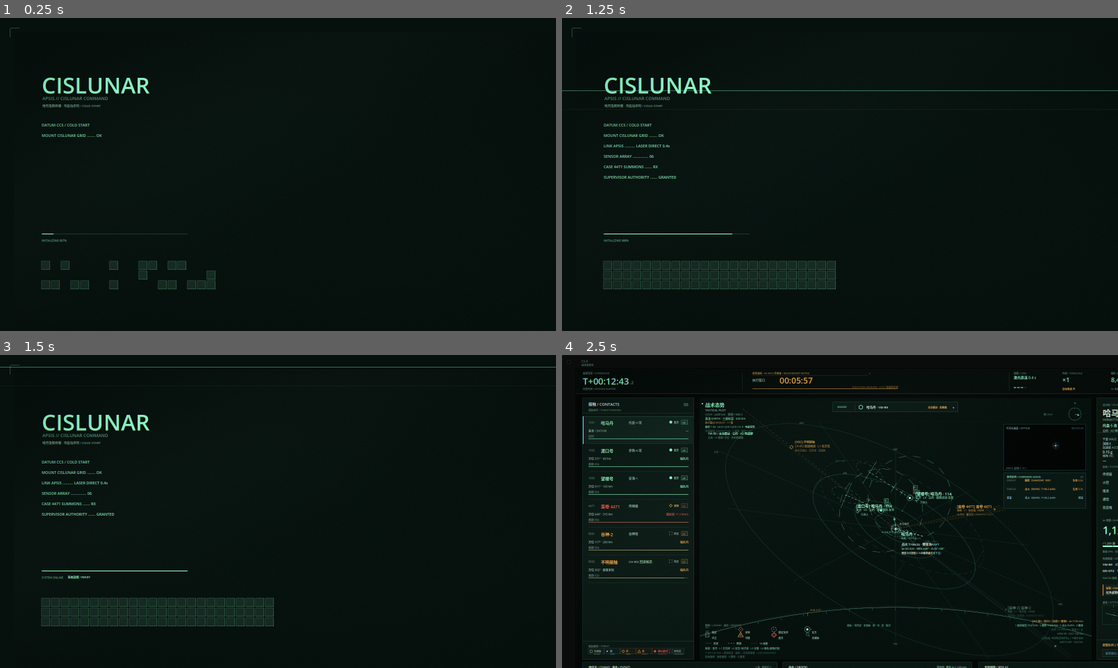
Above: before the commit, frames 1-4 (two rows, left to right).
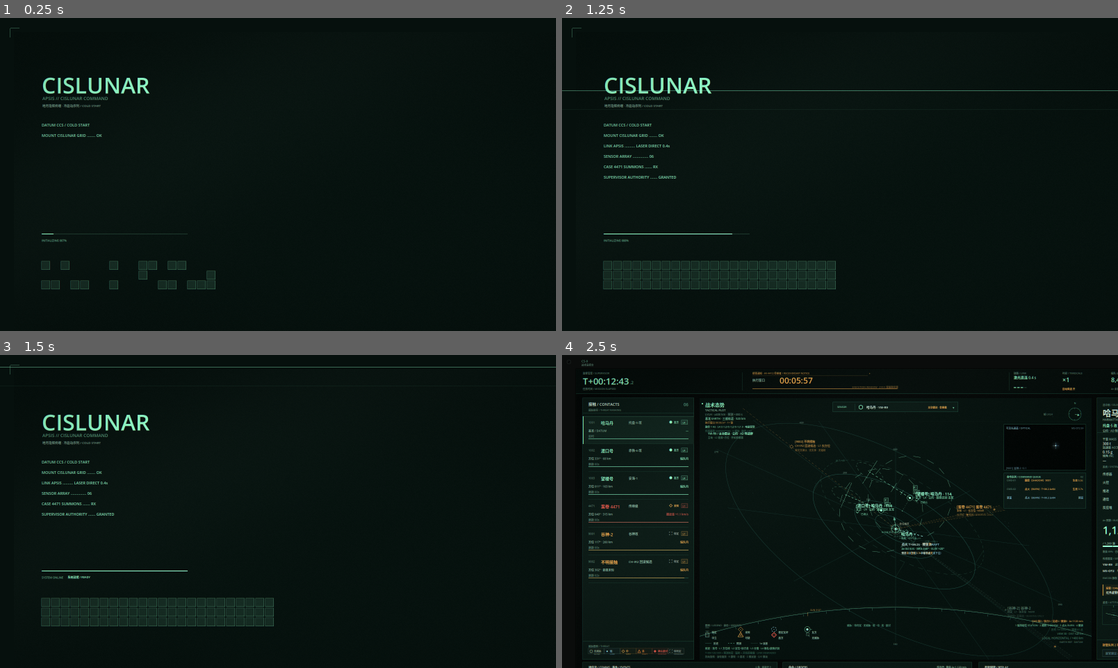
Above: after the commit, the same moments.

Repository: HATO-24/ghost-track-apsis
Game: Godot game, scene res://main.tscn
The game is run twice, just before and just after one commit, with the same random seed, the same clock (stepped at 60 frames per second) and the same inputs.
Inputs (mouse positions are in pixels of both pictures, inside the frame that each line leads up to):
- Up to frame 1 (0.25 s): no input
- Up to frame 2 (1.25 s): tap Enter at 0.5 s; drag from (840, 174) to (895, 105) at 0.52 s
- Up to frame 3 (1.5 s): drag from (166, 527) to (250, 574) at 1.27 s
- Up to frame 4 (2.5 s): move the mouse to (895, 442) at 2.02 s; hold D from 2.03 s (still down); hold E from 2.03 s (still down); click (895, 442) at 2.17 s; tap Z at 2.3 s

Frames 1-3 are identical in both runs. In frame 4, 0.3% of the frame differs, in the area x 27-90%, y 17-97%.

Commit message:
自由相机：无限制XY旋转 + 可解锁横滚

Diff:
--- a/game_v15/scripts/main.gd
+++ b/game_v15/scripts/main.gd
@@ -145,10 +145,16 @@
 		plot.yaw2d = plot.yaw3d
 	var ps := OS.get_environment("DSH_PITCH")
 	if ps != "":
-		plot.pitch = deg_to_rad(clampf(float(ps), -8.0, 78.0))
+		plot.pitch = deg_to_rad(float(ps))
 	var ds := OS.get_environment("DSH_DIST")
 	if ds != "":
 		plot.dist = clampf(float(ds) * 1000.0, 300000.0, 1400000.0)
+	var rs := OS.get_environment("DSH_ROLL")
+	if rs != "":
+		plot.roll3d = deg_to_rad(float(rs))
+		plot.roll_unlocked = true
+	if OS.get_environment("DSH_ROLL_UNLOCK") == "1":
+		plot.roll_unlocked = true
 	# 调试/验证用：DSH_ZOOM=+n 滚轮放大 n 次，-n 缩小；DSH_FLIP=1 翻转；触发自动压平切换
 	var zs := OS.get_environment("DSH_ZOOM")
 	if zs != "":
@@ -399,6 +405,13 @@
 			print("DATUM → ", d)
 		KEY_P:
 			plot.set_planar(not plot.ortho)
+		KEY_Z:
+			var ru: bool = plot.toggle_roll_unlock()
+			print("ROLL UNLOCK → ", ru)
+		KEY_Q:
+			plot.rotate_roll(deg_to_rad(-5.0))
+		KEY_E:
+			plot.rotate_roll(deg_to_rad(5.0))
 		KEY_ESCAPE:
 			get_tree().quit()
 
--- a/game_v15/scripts/plot.gd
+++ b/game_v15/scripts/plot.gd
@@ -59,6 +59,8 @@
 var yaw3d := deg_to_rad(-16.0)
 var pitch := deg_to_rad(26.0)
 var dist := DIST_DEFAULT
+var roll3d := 0.0
+var roll_unlocked := false
 # 压平战略图
 var ortho := false
 var yaw2d := 0.0
@@ -118,6 +120,8 @@
 	yaw3d = deg_to_rad(-16.0)
 	pitch = deg_to_rad(26.0)
 	dist = DIST_DEFAULT
+	roll3d = 0.0
+	roll_unlocked = false
 	planar_zoom = 1.0
 	ortho = false
 	mode_fx_t = -1.0
@@ -152,8 +156,20 @@
 	if ortho:
 		yaw2d -= dx * 0.006
 	else:
-		yaw3d -= dx * 0.006
-		pitch = clampf(pitch + dy * 0.004, deg_to_rad(PITCH_MIN), deg_to_rad(PITCH_MAX))
+		# 无限制 XY：yaw 任意，pitch 也不再夹在 -8..78 度之间
+		yaw3d = fposmod(yaw3d - dx * 0.006, TAU)
+		pitch = fposmod(pitch + dy * 0.004, TAU)
+
+func toggle_roll_unlock() -> bool:
+	roll_unlocked = not roll_unlocked
+	auto_rotate = false
+	return roll_unlocked
+
+func rotate_roll(d: float) -> void:
+	if not roll_unlocked:
+		return
+	roll3d = fposmod(roll3d + d, TAU)
+	auto_rotate = false
 
 func zoom_map(f: float) -> void:
 	if f <= 0.0:
@@ -196,6 +212,13 @@
 		r = Vector3.RIGHT
 	_right = r.normalized()
 	_up = _right.cross(_fwd).normalized()
+	if absf(roll3d) > 0.00001:
+		var cr := cos(roll3d)
+		var sr := sin(roll3d)
+		var rr := _right * cr + _up * sr
+		var uu := _up * cr - _right * sr
+		_right = rr
+		_up = uu
 	_focal = (size.y * 0.5 / tan(deg_to_rad(FOV_Y * 0.5))) * CAM_FACTOR
 
 func _o() -> Vector2:
@@ -213,7 +236,12 @@
 	var s := sin(yaw2d)
 	var x := km.x * c + km.y * s
 	var y := km.x * s - km.y * c
-	return size * 0.5 + Vector2(x, y) * _planar_scale
+	var px := Vector2(x, y) * _planar_scale
+	if absf(roll3d) > 0.00001:
+		var cr := cos(roll3d)
+		var sr := sin(roll3d)
+		px = Vector2(px.x * cr - px.y * sr, px.x * sr + px.y * cr)
+	return size * 0.5 + px
 
 func _ok(p: Vector2) -> bool:
 	return p.x > -1.0e8 and p.x > -260.0 and p.x < size.x + 260.0 and p.y > -260.0 and p.y < size.y + 260.0
@@ -1794,7 +1822,7 @@
 	_txt_r(mono, size.x - 24.0, size.y - 116.0, String(state.cmd_note), 7, Palette.a(Palette.AMBER, 0.85))
 	_txt_r(mono, size.x - 24.0, size.y - 104.0, "1 保持站位 STATION · 2 跟踪 SHADOW · 3 点火 BURN · 4 撤销", 7, Palette.a(Palette.PH, 0.65))
 	_txt_r(mono, size.x - 24.0, size.y - 92.0, "历元 T0+%06.1fs · 预测 %d 点" % [_tau_now(), PRED_STEPS + 1], 7, Palette.a(Palette.PH_FAINT, 0.9))
-	_txt(mono, 16.0, size.y - 14.0, "拖动旋转 · 滚轮缩放 · R 翻转 · D 基准", 7, Palette.a(Palette.FAINT, 0.75))
+	_txt(mono, 16.0, size.y - 14.0, "拖动旋转 · 滚轮缩放 · R 翻转 · D 基准 · Z 横滚锁 · Q/E 横滚", 7, Palette.a(Palette.FAINT, 0.75))
 
 func _chrome_planar() -> void:
 	_txt(cjk, 16.0, 10.0, "压平态势", 14, Palette.PH)
@@ -1818,7 +1846,7 @@
 	draw_line(Vector2(sx + px, sy - 4.0), Vector2(sx + px, sy + 2.0), Palette.a(Palette.TXT, 0.6), 1.0)
 	_txt(mono, sx, sy - 12.0, "100,000 km", 7, Palette.a(Palette.DIM, 0.8))
 	_txt_r(mono, size.x - 16.0, size.y - 104.0, String(state.cmd_note), 7, Palette.a(Palette.AMBER, 0.85))
-	_txt(mono, size.x - 16.0, size.y - 14.0, "拖动旋转 · 滚轮缩放 · R 翻转 · D 基准", 7, Palette.a(Palette.FAINT, 0.75))
+	_txt(mono, size.x - 16.0, size.y - 14.0, "拖动旋转 · 滚轮缩放 · R 翻转 · D 基准 · Z 横滚锁 · Q/E 横滚", 7, Palette.a(Palette.FAINT, 0.75))
 
 func _draw_compass() -> void:
 	var c := Vector2(size.x - 48.0, 46.0) if not ortho else Vector2(size.x - 62.0, size.y - 74.0)
